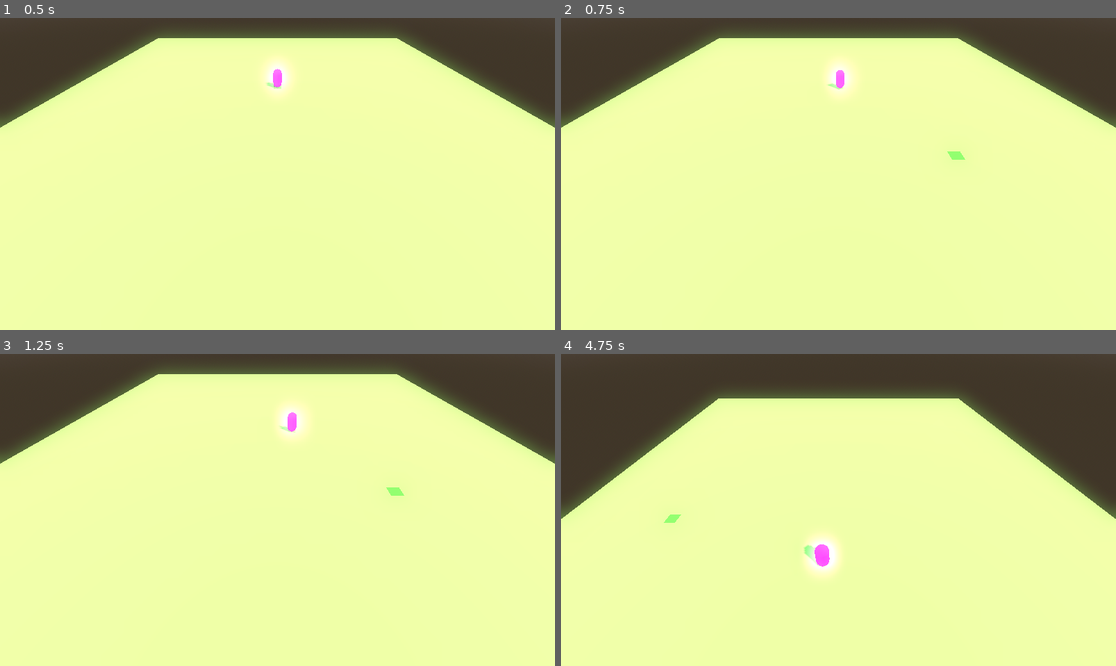
Above: before the commit, frames 1-4 (two rows, left to right).
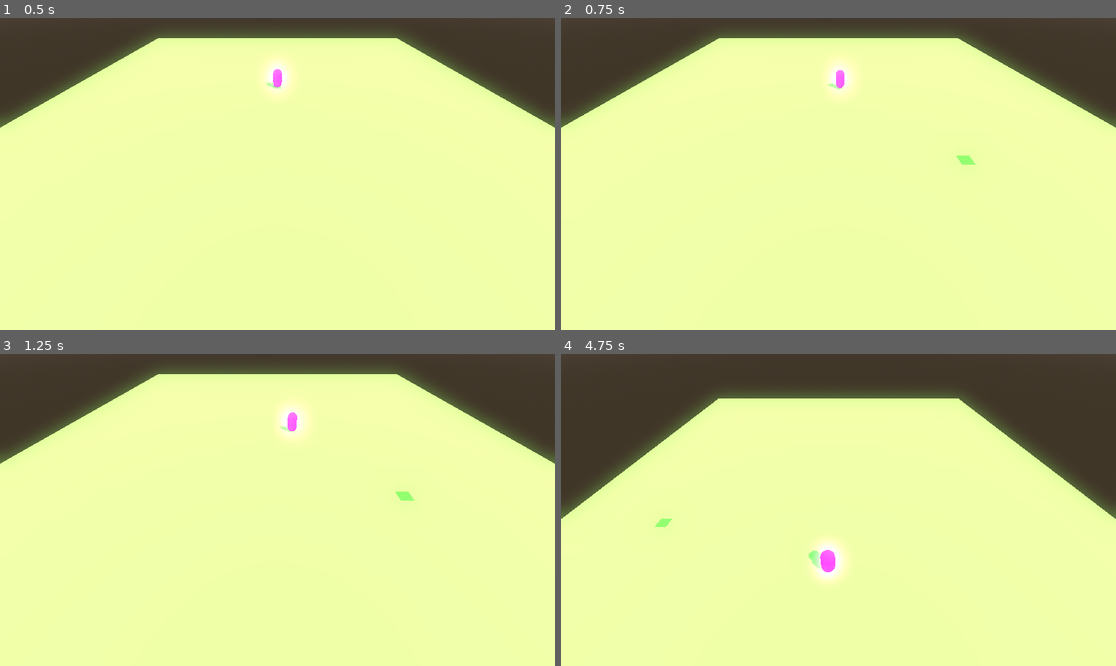
Above: after the commit, the same moments.

Repository: alexandremassaro/power-td
Game: Godot game, scene res://scenes/base_map.tscn
Two runs of this game, one before a commit and one after it. Both use one fixed random seed, a clock stepped at 60 frames per second and the inputs below.
Inputs (mouse positions are in pixels of both pictures, inside the frame that each line leads up to):
- Up to frame 1 (0.5 s): no input
- Up to frame 2 (0.75 s): tap Enter at 0.5 s; move the mouse to (960, 158) at 0.52 s; hold Right (ui_right) from 0.53 s (still down); right-click (960, 158) at 0.6 s; click (960, 158) at 0.67 s
- Up to frame 3 (1.25 s): keep holding Right (ui_right)
- Up to frame 4 (4.75 s): move the mouse to (727, 525) at 1.27 s; release Right (ui_right) at 1.28 s; hold Down (ui_down) 1.28-2.03 s; tap Mouse wheel up (zoom_in) at 1.35 s; click (727, 525) at 1.42 s; move the mouse to (894, 441) at 2.02 s; hold Right (ui_right) 2.03-2.78 s; tap Mouse wheel down (zoom_out) at 2.1, 4.35 s; click (894, 441) at 2.17 s; move the mouse to (810, 572) at 2.77 s; hold Up (ui_up) 2.78-3.53 s; right-click (810, 572) at 2.85 s; click (810, 572) at 2.92 s; move the mouse to (1005, 556) at 3.52 s; hold Mouse wheel up (zoom_in) 3.53-4.28 s; hold Left (ui_left) from 3.53 s (still down); click (1005, 556) at 3.67 s; move the mouse to (672, 463) at 4.27 s; click (672, 463) at 4.42 s

Frame 1 is identical in both runs. In frame 2, 0.1% of the frame differs, in the area x 69-75%, y 42-47%; in frame 3, 0.1%; in frame 4, 0.7%, in the area x 16-52%, y 51-73%.

Commit message:
Solved highlight and mouse alignment

Diff:
--- a/scenes/base_map.tscn
+++ b/scenes/base_map.tscn
@@ -68,7 +68,7 @@
 mesh = SubResource("QuadMesh_4ww3n")
 skeleton = NodePath("../..")
 
-[node name="GridNode" type="MeshInstance3D" parent="Floor"]
+[node name="HighlightMesh" type="MeshInstance3D" parent="Floor"]
 mesh = SubResource("QuadMesh_ejtyh")
 skeleton = NodePath("../..")
 
--- a/scripts/floor.gd
+++ b/scripts/floor.gd
@@ -17,7 +17,7 @@
 		var grid_pos = grid_manager.world_to_grid(adjusted_position)
 		var world_pos = grid_manager.grid_to_world(grid_pos)
 
-		$GridNode.position = Vector3(world_pos.x, 0.001, world_pos.y)
+		get_node("HighlightMesh").position = Vector3(world_pos.x, 0.001, world_pos.y)
 
 func click_to_move(event_position: Vector3):
 	var destination : Vector2 = Vector2.ZERO
--- a/scripts/grid_manager.gd
+++ b/scripts/grid_manager.gd
@@ -3,6 +3,8 @@
 
 @export var grid_size: Vector2i = Vector2i(50, 50)
 @export var cell_size: float = 1.0
+
+var grid_offset: Vector2 = Vector2.ZERO
 
 var grid_data : Dictionary = {}
 
@@ -23,18 +25,19 @@
 
 
 func world_to_grid(world_position : Vector2) -> Vector2i:
+	var adjusted = world_position - grid_offset
 	var grid_position : Vector2i = Vector2i(
-			roundi(world_position.x / cell_size),
-			roundi(world_position.y / cell_size)
+			floori(adjusted.x / cell_size),
+			floori(adjusted.y / cell_size)
 		)
-	print(grid_position)
+
 	return grid_position
 
 
 func grid_to_world(grid_position: Vector2i) -> Vector2:
-	var world_position : Vector2 = Vector2.ZERO
-
-	world_position.x = grid_position.x * cell_size
-	world_position.y = grid_position.y * cell_size
+	var world_position : Vector2 = Vector2(
+			grid_position.x * cell_size + cell_size * 0.5,
+			grid_position.y * cell_size + cell_size * 0.5
+		)
 
 	return world_position
